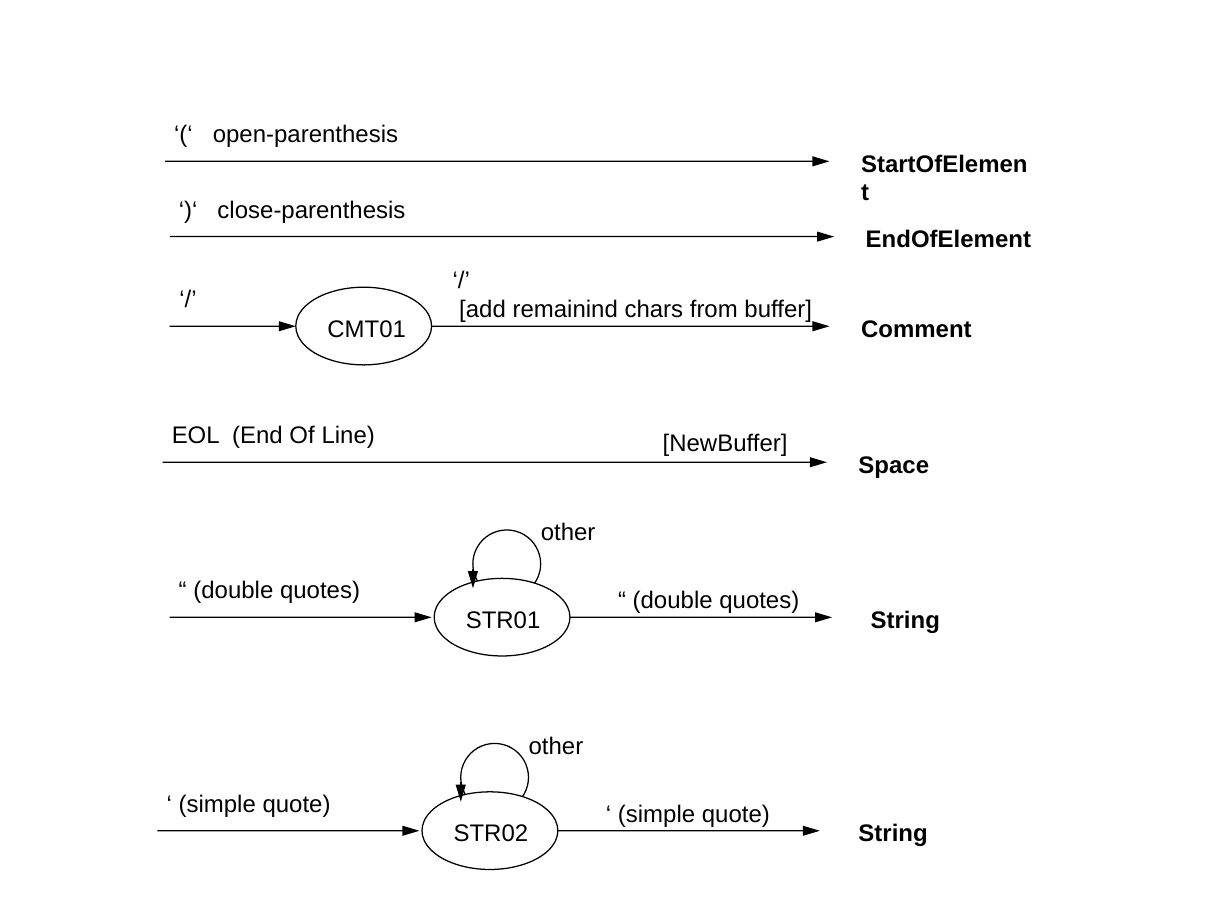
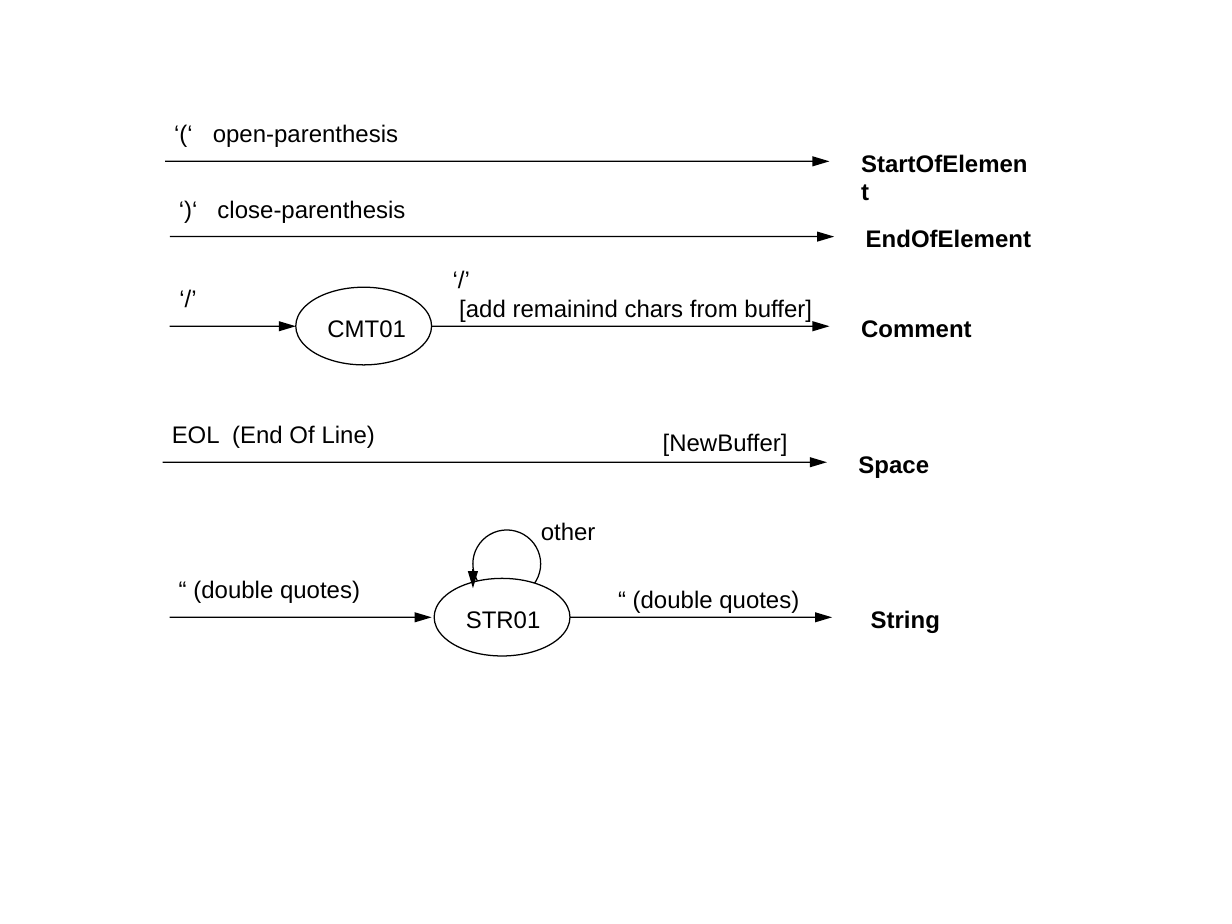
Before and after one commit to lenmus/lenmus, a slide deck: slide 7 of docs/figures/ldp_parser_tokens.ppt (slide 6 before the commit). Drawn at 1232x924 pixels with LibreOffice and Linux fonts; fonts in the diff are those of the drawing. Boxes give left, top, right and bottom in pixels: in the first picture for what was removed or moved away, otherwise in the second. Text is boxed around its words. In the diff, an @@ line names an element or a change of style, - is before the commit and + after.

```diff
--- a/docs/figures/ldp_parser_tokens.ppt
+++ b/docs/figures/ldp_parser_tokens.ppt
@@ ellipse removed at [461,743,529,811] @@
@@ text removed at [529,736,584,755] @@
-other
@@ text removed at [179,794,331,817] @@
-‘ (simple quote)
@@ ellipse removed at [423,792,558,870] @@
@@ arrow removed from (461, 782) to (461, 802) @@
@@ text removed at [618,804,770,827] @@
-‘ (simple quote)
@@ arrow removed from (158, 830) to (419, 830) @@
@@ text removed at [454,824,529,842] @@
-STR02
@@ arrow removed from (558, 830) to (819, 830) @@
@@ text removed at [858,823,927,846] @@
-String
```
Also in this commit, not shown: 1 other slide changed, 1 slide added, 25 other files.
